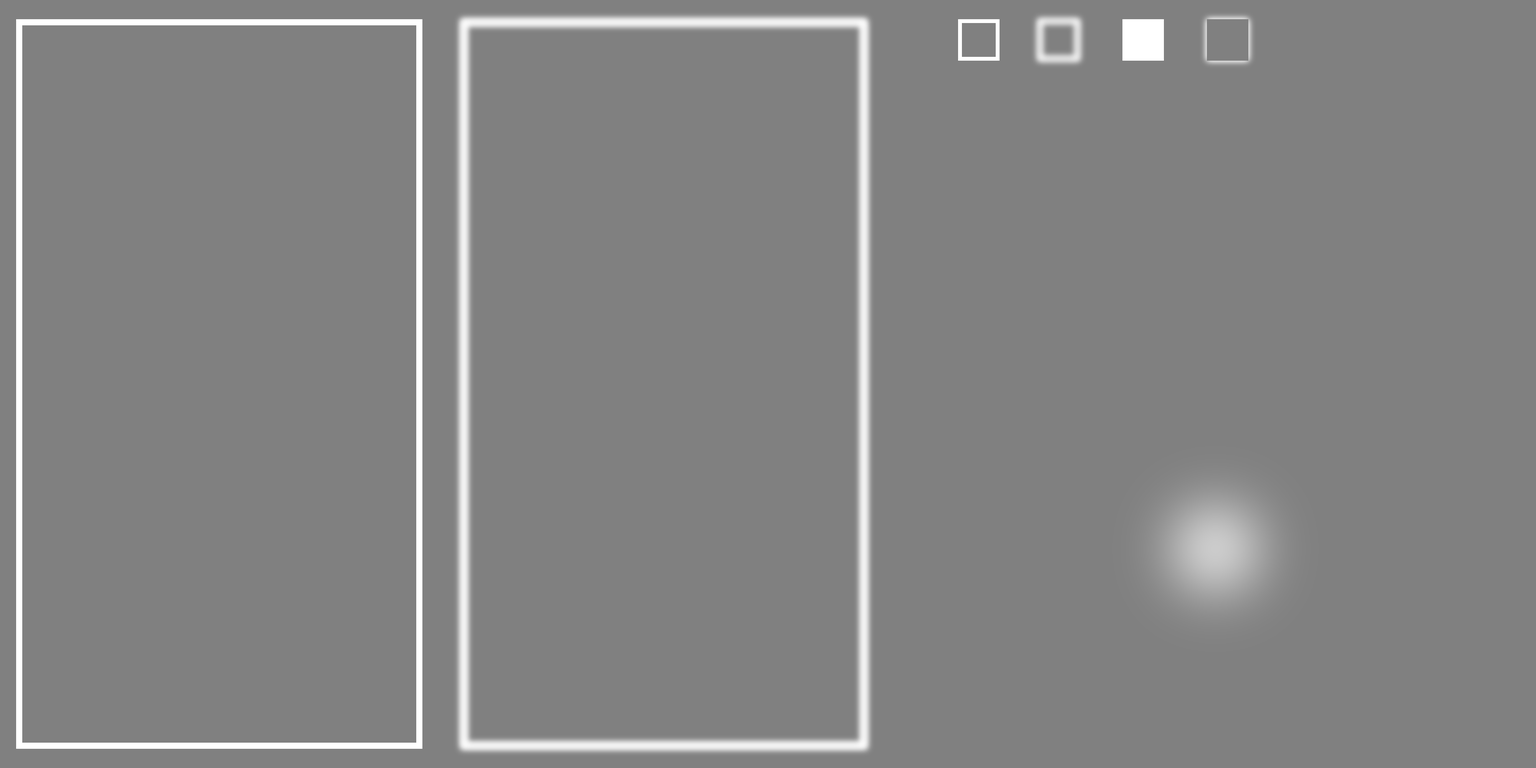
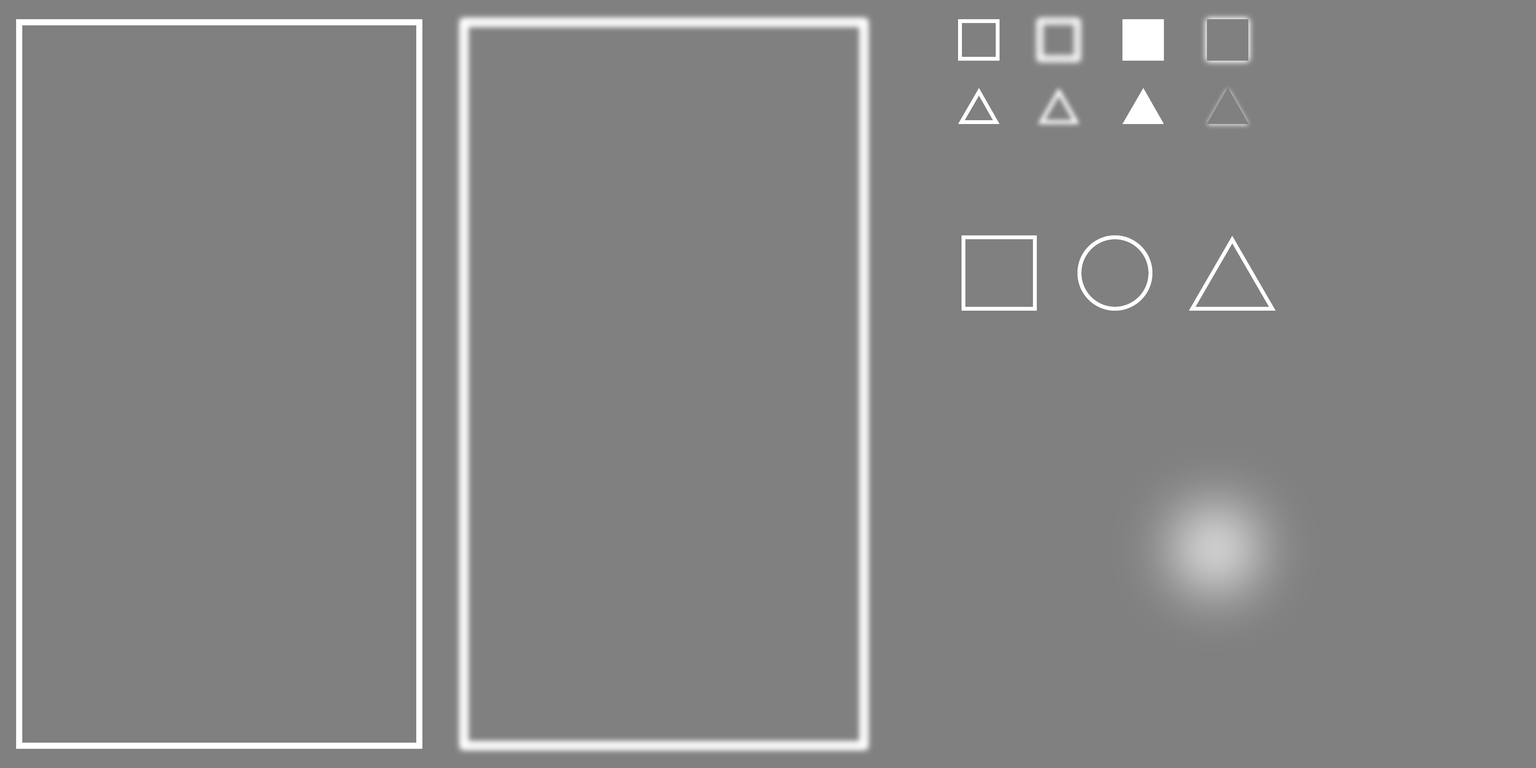
Layer changes from the first 1536 × 768 image to the second:
added group "Square copia" with 8 layers above "Square" over [958, 85, 1252, 130]
added layer "Forma 1 copia 2" in group "Square copia" over [1122, 87, 1164, 125]
added layer "Forma 1 copia 4" in group "Square copia" over [1203, 86, 1252, 130]
added layer "Forma 1 copia" in group "Square copia" over [1034, 85, 1083, 129]
added layer "Forma 1" in group "Square copia" over [958, 87, 1000, 125]
showed "BigShapes" over [961, 235, 1276, 311]
